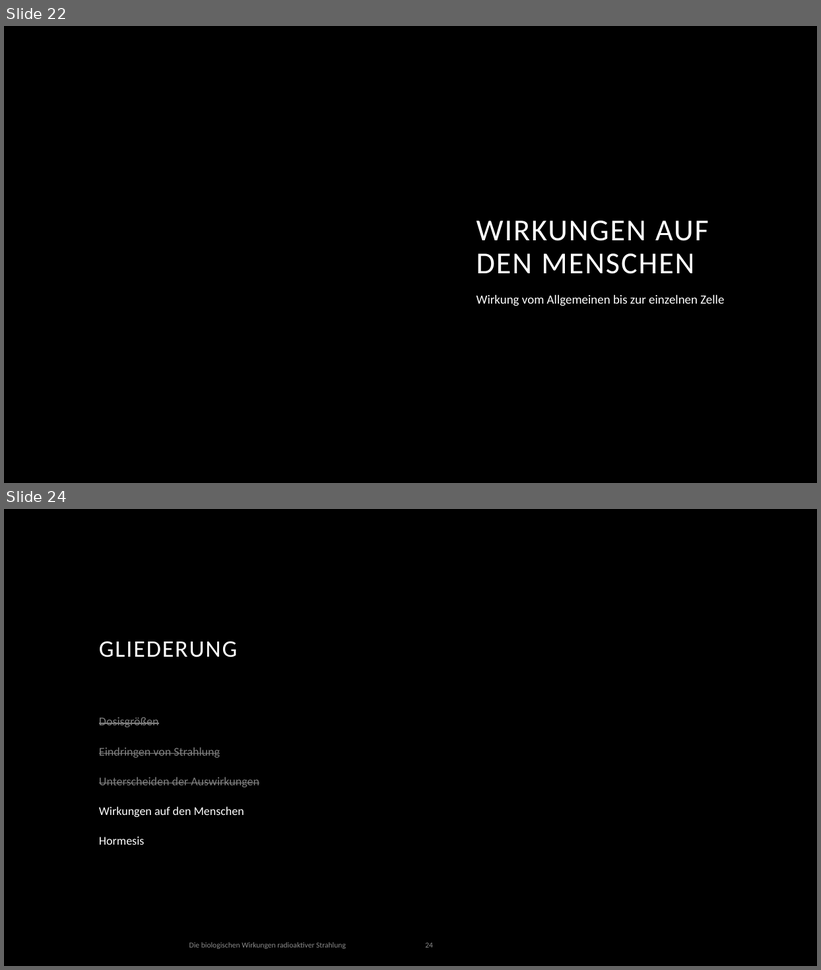
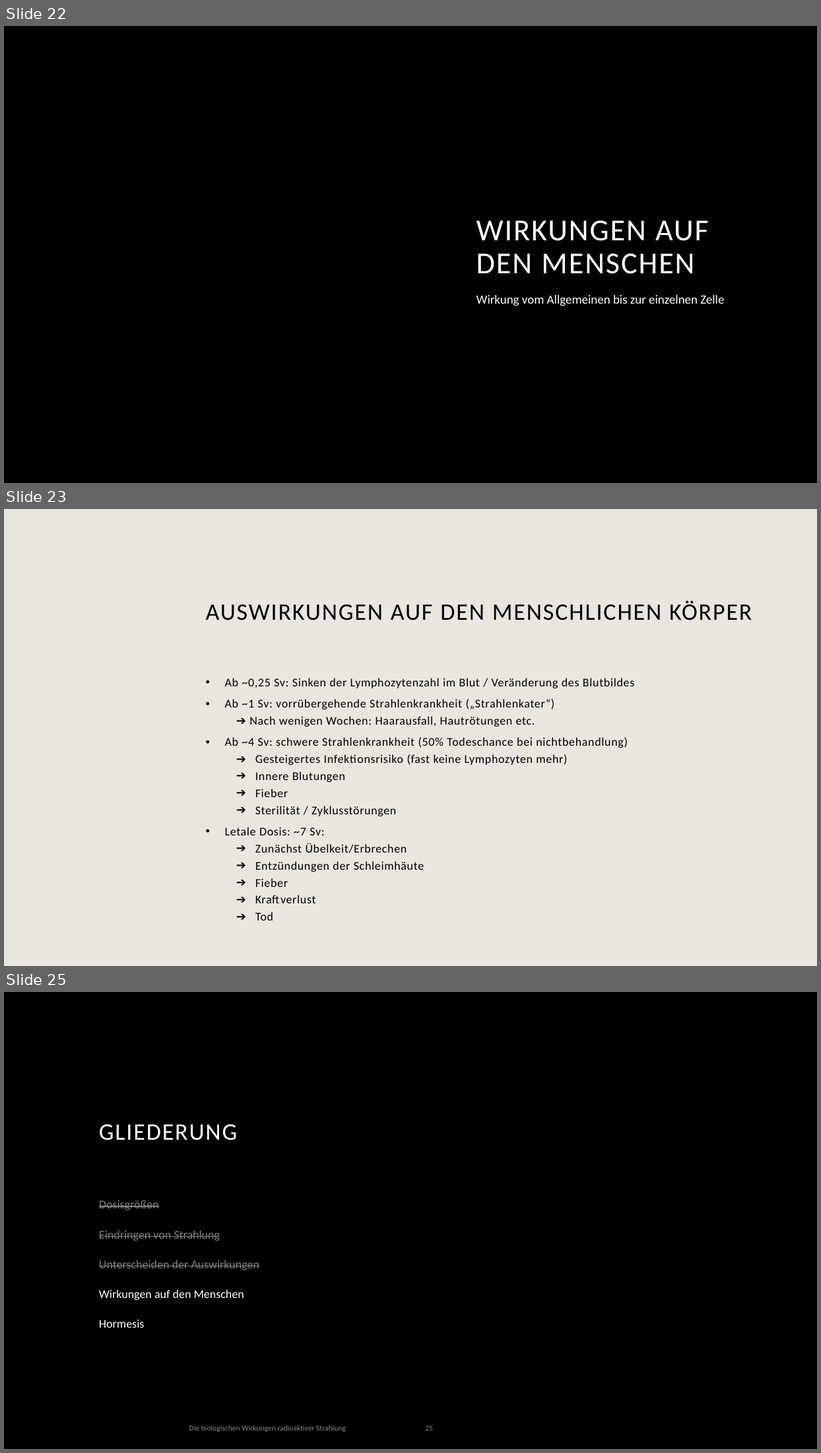
Before and after one commit to Scriptor25/Seminararbeit, a slide deck: Präsentation/Die biologischen Wirkungen radioaktiver Strahlung.pptx. Shown one above the other, each under a label of ours: slides 22 and 24 before the commit, slides 22, 23 and 25 after it; the slides between them are not shown. The pictures are 821x970 and 821x1453 pixels, drawn with LibreOffice and Linux fonts; fonts in the diff are those of the drawing; background and template pictures are left out. Boxes give left, top, right and bottom in pixels: in the first picture for what was removed or moved away, otherwise in the second. Text is boxed around its words. In the diff, an @@ line names an element or a change of style, - is before the commit and + after.

```diff
--- a/Präsentation/Die biologischen Wirkungen radioaktiver Strahlung.pptx
+++ b/Präsentation/Die biologischen Wirkungen radioaktiver Strahlung.pptx
@@ slide 23 added at (x1=4, y1=509, x2=817, y2=966), background #E9E6DF @@
@@ title added at (x1=206, y1=601, x2=752, y2=621), 28 pt, text #000000 @@
+AUSWIRKUNGEN AUF DEN MENSCHLICHEN KÖRPER
@@ text added at (x1=225, y1=678, x2=634, y2=921), 14 pt, text #000000 @@
+• Ab ~0,25 Sv: Sinken der Lymphozytenzahl im Blut / Veränderung des Blutbildes
+• Ab ~1 Sv: vorrübergehende Strahlenkrankheit („Strahlenkater“)
+  ➔ Nach wenigen Wochen: Haarausfall, Hautrötungen etc.
+• Ab ~4 Sv: schwere Strahlenkrankheit (50% Todeschance bei nichtbehandlung)
+  ➔ Gesteigertes Infektionsrisiko (fast keine Lymphozyten mehr)
+  ➔ Innere Blutungen
+  ➔ Fieber
+  ➔ Sterilität / Zyklusstörungen
+• Letale Dosis: ~7 Sv:
+  ➔ Zunächst Übelkeit/Erbrechen
+  ➔ Entzündungen der Schleimhäute
+  ➔ Fieber
+  ➔ Kraftverlust
+  ➔ Tod
@@ what was slide 24 is now slide 25 @@
@@ page number at (x1=425, y1=1426, x2=433, y2=1431): text changed @@
-24
+25
```
Also in this commit, not shown: 5 slides changed, 3 other slides added, 2 slides removed.
